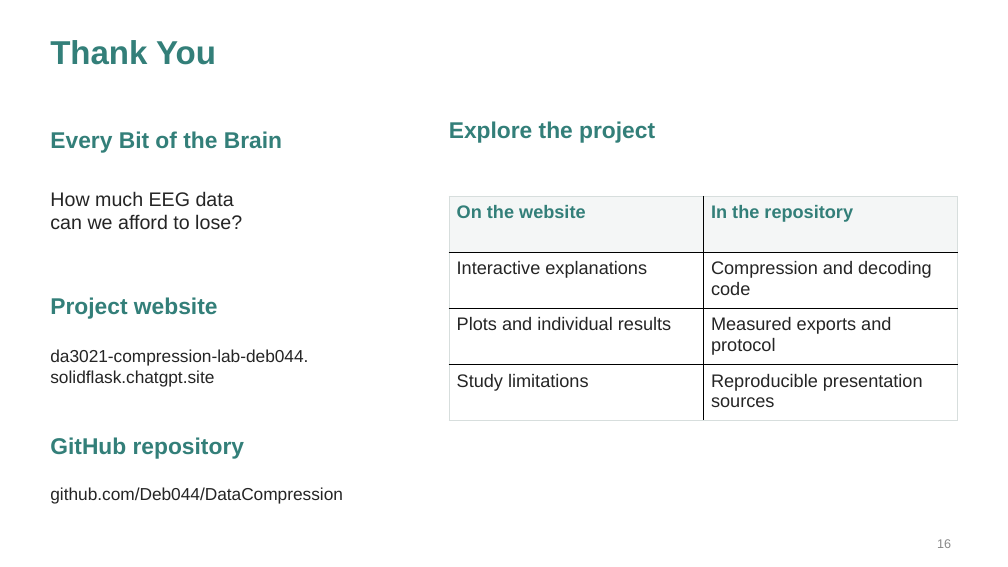
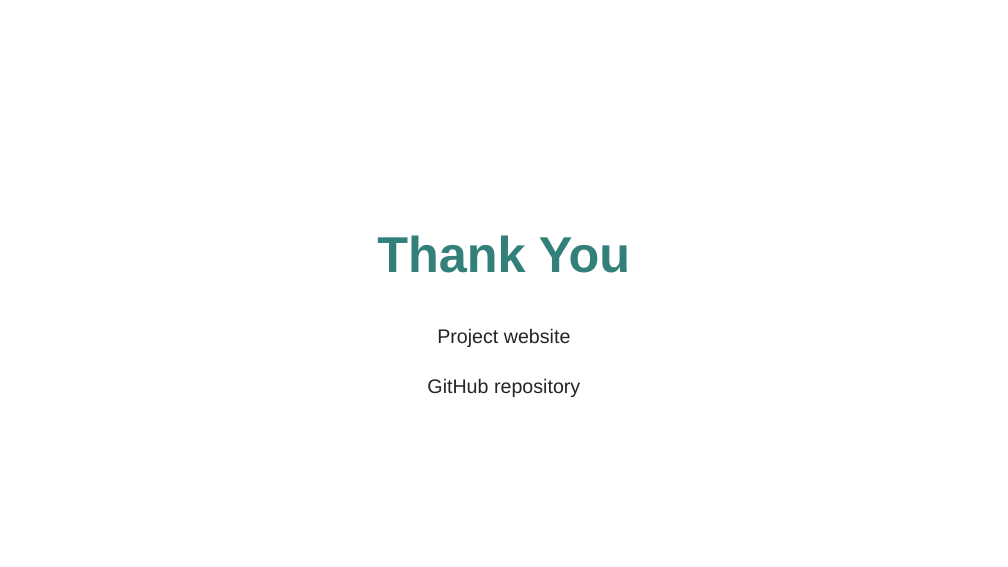
Before and after one commit to Deb044/DataCompression, a slide deck: slide 16 of output/presentation/every-bit-of-the-brain.pptx. Drawn at 1008x567 pixels with LibreOffice and Linux fonts; fonts in the diff are those of the drawing. Boxes give left, top, right and bottom in pixels: in the first picture for what was removed or moved away, otherwise in the second. Text is boxed around its words. In the diff, an @@ line names an element or a change of style, - is before the commit and + after.

Commit message:
slides: explain predictive coding and simplify presentation text

```diff
--- a/output/presentation/every-bit-of-the-brain.pptx
+++ b/output/presentation/every-bit-of-the-brain.pptx
@@ text removed at bbox=[50, 131, 282, 153] @@
-Every Bit of the Brain
@@ text removed at bbox=[449, 121, 655, 143] @@
-Explore the project
@@ text removed at bbox=[50, 191, 242, 229] @@
-How much EEG data
-can we afford to lose?
@@ text "Thank You": place and size @@
-text "Thank You" at bbox=[50, 40, 216, 65]
+text "Thank You" at bbox=[377, 235, 630, 273]
@@ text "Thank You" at bbox=[377, 235, 630, 273]: size 31.5 to 48 pt; alignment left to centre; vertical alignment top to middle @@
@@ table removed at bbox=[449, 196, 957, 420], 4 rows, 2 columns @@
-On the website | In the repository
-Interactive explanations | Compression and decoding code
-Plots and individual results | Measured exports and protocol
-Study limitations | Reproducible presentation sources
@@ text "Project website": place and size @@
-text "Project website" at bbox=[50, 297, 218, 319]
+text "Project website" at bbox=[437, 328, 571, 347]
@@ text "Project website" at bbox=[437, 328, 571, 347]: size 21.8 to 18.8 pt, text colour #337F79 to #252525, bold off; alignment left to centre @@
@@ text removed at bbox=[50, 349, 308, 386] @@
-da3021-compression-lab-deb044.
-solidflask.chatgpt.site
@@ text "GitHub repository" at bbox=[427, 378, 580, 397]: size 21.8 to 18.8 pt, text colour #337F79 to #252525, bold off; alignment left to centre @@
@@ text "GitHub repository": place and size @@
-text "GitHub repository" at bbox=[50, 437, 244, 459]
+text "GitHub repository" at bbox=[427, 378, 580, 397]
@@ text removed at bbox=[50, 487, 343, 503] @@
-github.com/Deb044/DataCompression
@@ text removed at bbox=[937, 539, 951, 548] @@
-16
```
Also in this commit, not shown: 6 other slides changed, 1 slide added, 1 slide removed, 4 other files.
